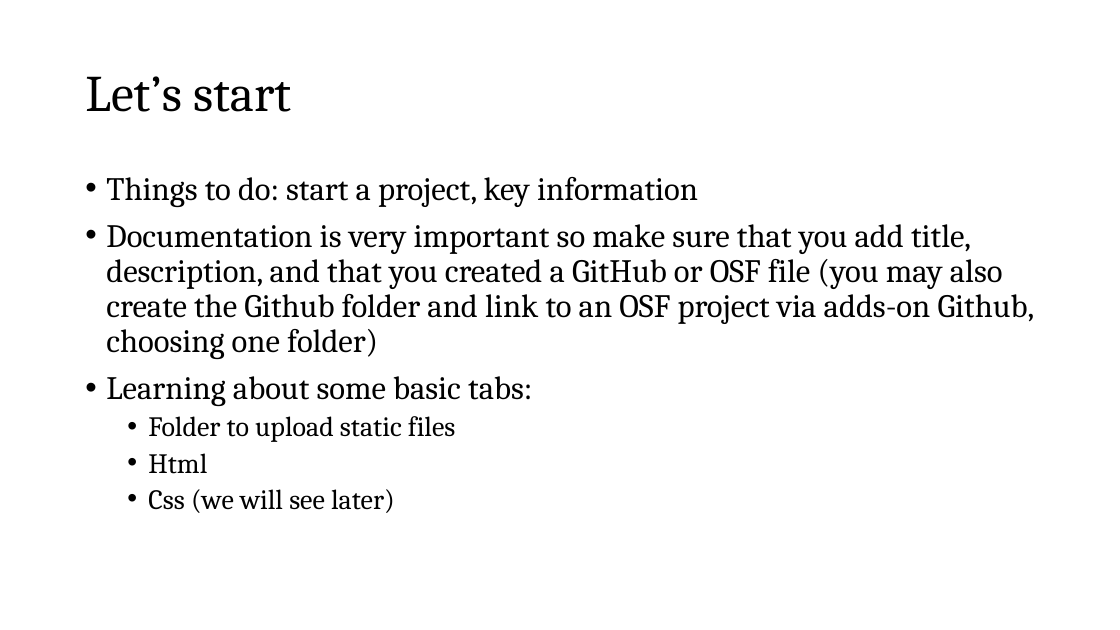
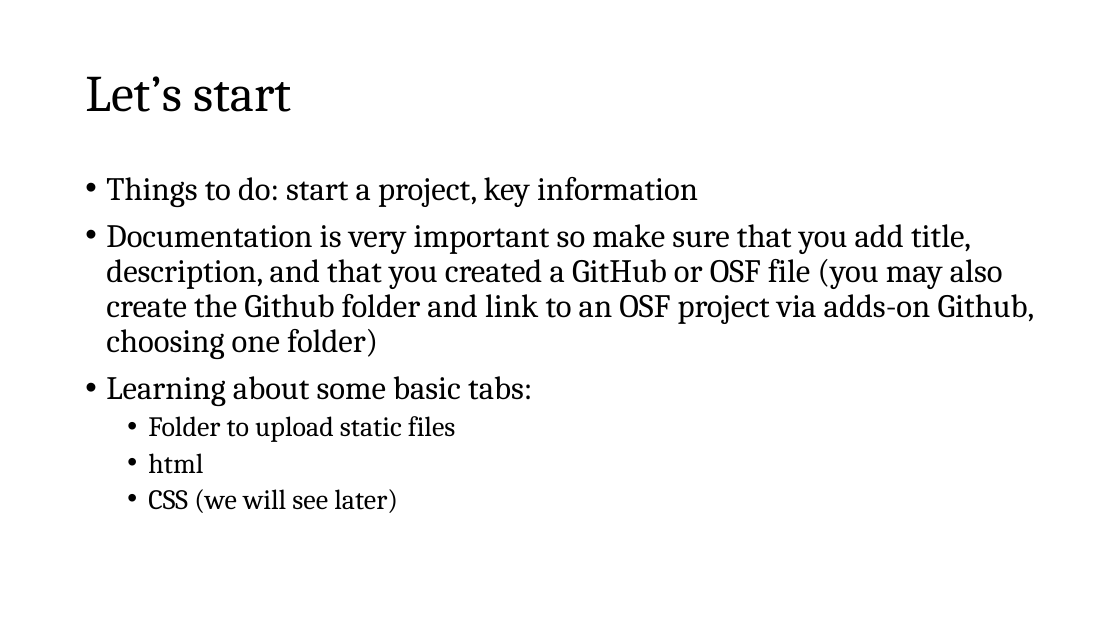
Before and after one commit to fbogliacino/labjsCourse, a slide deck: slide 4 of slides/Slides Labjs.pptx. Drawn at 1120x630 pixels with LibreOffice and Linux fonts; fonts in the diff are those of the drawing. Boxes give left, top, right and bottom in pixels: in the first picture for what was removed or moved away, otherwise in the second. Text is boxed around its words. In the diff, an @@ line names an element or a change of style, - is before the commit and + after.

```diff
--- a/slides/Slides Labjs.pptx
+++ b/slides/Slides Labjs.pptx
@@ text at box(148, 453, 398, 513): text changed @@
-  • Html
-  • Css (we will see later)
+  • html
+  • CSS (we will see later)
```
Also in this commit, not shown: 3 other slides changed, 21 slides added.
